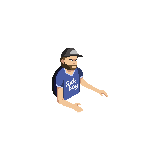
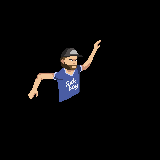
Before/after of a 160x160 layered artwork. What changed in the layer stack:
added group "Programmer move 4" with 4 layers above "Programmer move 3" over [left=28, top=40, right=101, bottom=102]
added layer "face" (1st of 5, in "Programmer move 4") in group "Programmer move 4" over [left=28, top=48, right=83, bottom=102]
added layer "Calque 4" in group "Programmer move 4" over [left=54, top=40, right=101, bottom=81]
hid group "Programmer" (3 layers) over [left=52, top=48, right=108, bottom=113]
added layer "Calque 2" above "Calque 1" over [left=0, top=0, right=160, bottom=160]
